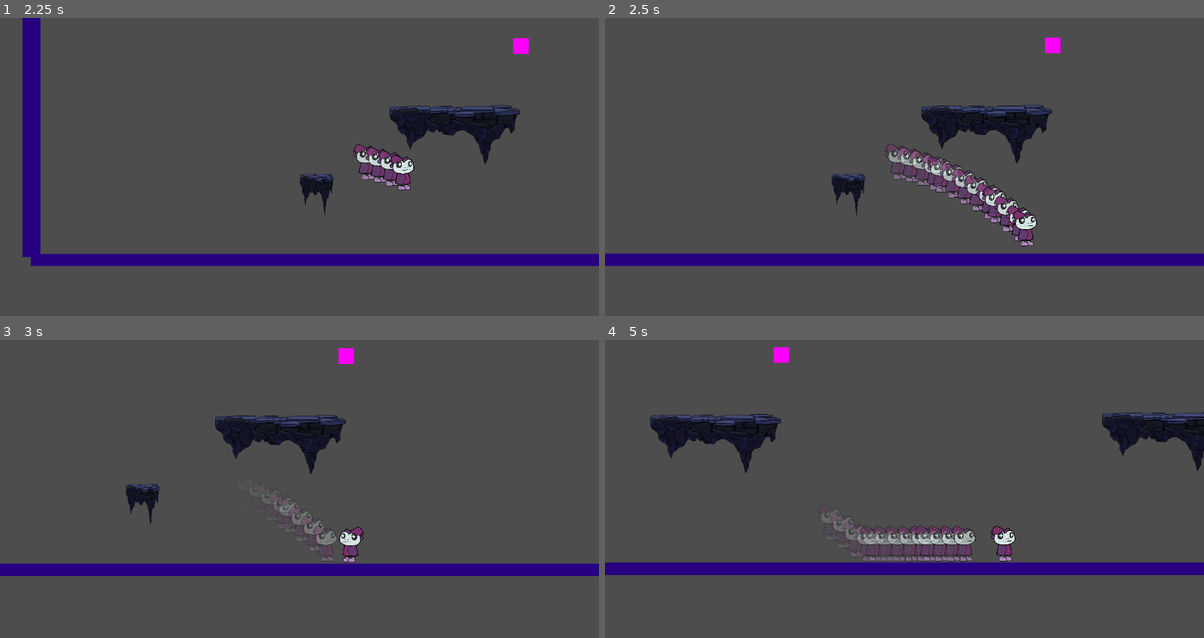
Above: before the commit, frames 1-4 (two rows, left to right).
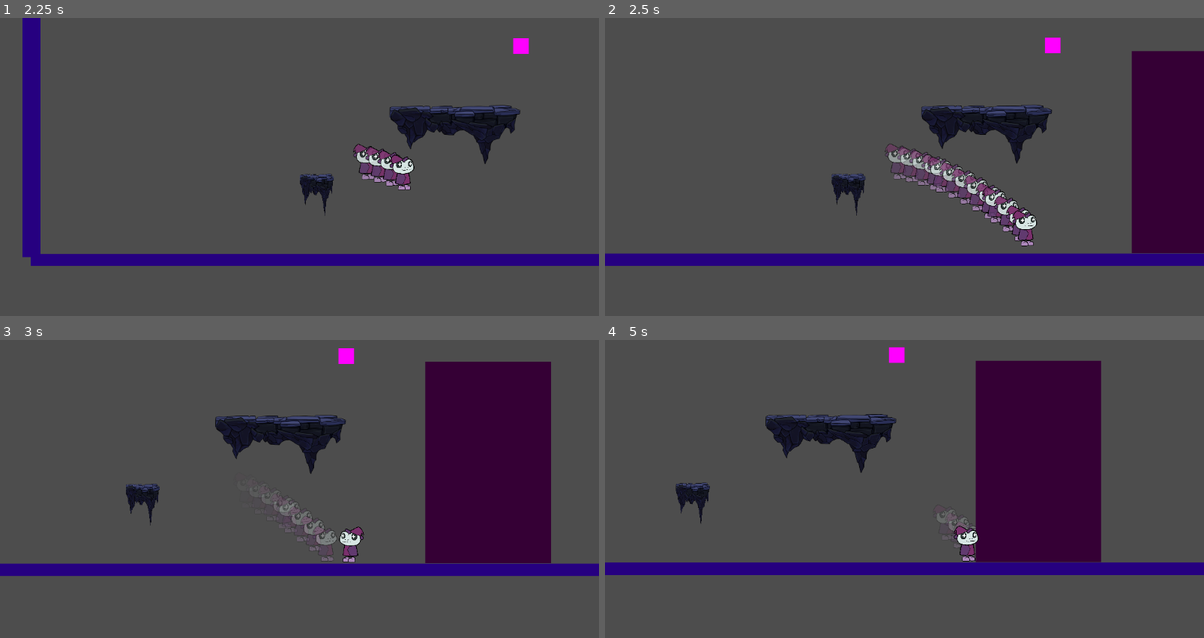
Above: after the commit, the same moments.

Repository: DerBrotDoktor/Frogoth
Game: Godot game, scene res://scenes/main/main.tscn
The game is run twice, just before and just after one commit, with the same random seed, the same clock (stepped at 60 frames per second) and the same inputs.
Inputs (mouse positions are in pixels of both pictures, inside the frame that each line leads up to):
- Up to frame 1 (2.25 s): click "Start" at 0.5 s; move the mouse to (431, 169) at 1.27 s; hold Space (bash) 1.28-2.03 s; hold D (right) from 1.28 s (still down); move the mouse to (179, 202) at 2.02 s; tap Shift (dash) at 2.1 s
- Up to frame 2 (2.5 s): keep holding D (right)
- Up to frame 3 (3 s): move the mouse to (359, 435) at 2.77 s; release D (right) at 2.78 s; hold A (left) from 2.78 s (still down); tap F (discrad_shape) at 2.85 s
- Up to frame 4 (5 s): move the mouse to (874, 575) at 3.52 s; release A (left) at 3.53 s; hold D (right) from 3.53 s (still down); tap Space (bash) at 3.6 s; move the mouse to (1084, 557) at 4.27 s; tap Shift (dash) at 4.35 s

Frame 1 is identical in both runs. In frame 2, 8.2% of the frame differs, in the area x 87-100%, y 11-79%; in frame 3, 14%; in frame 4, 22%, in the area x 7-100%, y 2-75%.

Commit message:
Added bullets get destroyed when colliding with level border

Diff:
--- a/scenes/enemies/bullet.gd
+++ b/scenes/enemies/bullet.gd
@@ -7,3 +7,10 @@
 	if direction:
 		velocity = direction * speed
 	move_and_slide()
+
+
+func _on_trigger_area_body_entered(body):
+	print(body)
+	if not body.is_in_group("player") and not body.is_in_group("bullet"):
+		queue_free()
+	pass
--- a/scenes/enemies/bullet.tscn
+++ b/scenes/enemies/bullet.tscn
@@ -10,12 +10,21 @@
 
 [node name="Bullet" type="CharacterBody2D" groups=["bullet"]]
 collision_layer = 4
-collision_mask = 4
+collision_mask = 0
 script = ExtResource("1_aeqp4")
 
-[node name="Sprite2D" type="Sprite2D" parent="."]
+[node name="Sprite" type="Sprite2D" parent="."]
 modulate = Color(1, 0, 0, 1)
 texture = SubResource("PlaceholderTexture2D_igy5q")
 
-[node name="CollisionShape2D" type="CollisionShape2D" parent="."]
+[node name="Collider" type="CollisionShape2D" parent="."]
 shape = SubResource("RectangleShape2D_5vs52")
+
+[node name="TriggerArea" type="Area2D" parent="."]
+collision_layer = 4
+collision_mask = 4
+
+[node name="TriggerAreaCollider" type="CollisionShape2D" parent="TriggerArea"]
+shape = SubResource("RectangleShape2D_5vs52")
+
+[connection signal="body_entered" from="TriggerArea" to="." method="_on_trigger_area_body_entered"]
--- a/scenes/level/level_2.tscn
+++ b/scenes/level/level_2.tscn
@@ -7,6 +7,10 @@
 [sub_resource type="RectangleShape2D" id="RectangleShape2D_wn5cx"]
 
 [sub_resource type="PlaceholderTexture2D" id="PlaceholderTexture2D_3sy2b"]
+
+[sub_resource type="RectangleShape2D" id="RectangleShape2D_8jbjw"]
+
+[sub_resource type="PlaceholderTexture2D" id="PlaceholderTexture2D_uaehu"]
 
 [node name="Level2" type="Node2D"]
 
@@ -178,6 +182,7 @@
 modulate = Color(0.14902, 0.160784, 0.501961, 1)
 position = Vector2(-893, -596)
 scale = Vector2(3.3155, -104.358)
+collision_layer = 5
 
 [node name="BorderLeftCollisionShape" type="CollisionShape2D" parent="Borders/BorderLeft"]
 shape = SubResource("RectangleShape2D_wn5cx")
@@ -190,6 +195,7 @@
 modulate = Color(0.14902, 0.160784, 0.501961, 1)
 position = Vector2(4852, -596)
 scale = Vector2(3.3155, -104.358)
+collision_layer = 5
 
 [node name="BorderRightCollisionShape" type="CollisionShape2D" parent="Borders/BorderRight"]
 shape = SubResource("RectangleShape2D_wn5cx")
@@ -204,6 +210,7 @@
 modulate = Color(0.14902, 0.160784, 0.501961, 1)
 position = Vector2(1992, 454)
 scale = Vector2(289.117, -2.37829)
+collision_layer = 5
 
 [node name="BorderBottomCollisionShape" type="CollisionShape2D" parent="Borders/BorderBottom"]
 shape = SubResource("RectangleShape2D_wn5cx")
@@ -214,3 +221,16 @@
 scale = Vector2(19.942, -20.0308)
 skew = 0.000334501
 texture = SubResource("PlaceholderTexture2D_3sy2b")
+
+[node name="Box" type="StaticBody2D" parent="."]
+modulate = Color(0.20871, 0.20871, 0.20871, 1)
+position = Vector2(1534, 41)
+scale = Vector2(24.3138, 38.9135)
+
+[node name="CollisionShape2D" type="CollisionShape2D" parent="Box"]
+shape = SubResource("RectangleShape2D_8jbjw")
+
+[node name="Sprite2D" type="Sprite2D" parent="Box"]
+position = Vector2(0.00996292, 0.0648497)
+scale = Vector2(19.8467, 19.9551)
+texture = SubResource("PlaceholderTexture2D_uaehu")
Not shown: 1 places in scenes/level/level_2.tscn that only renumber resources
